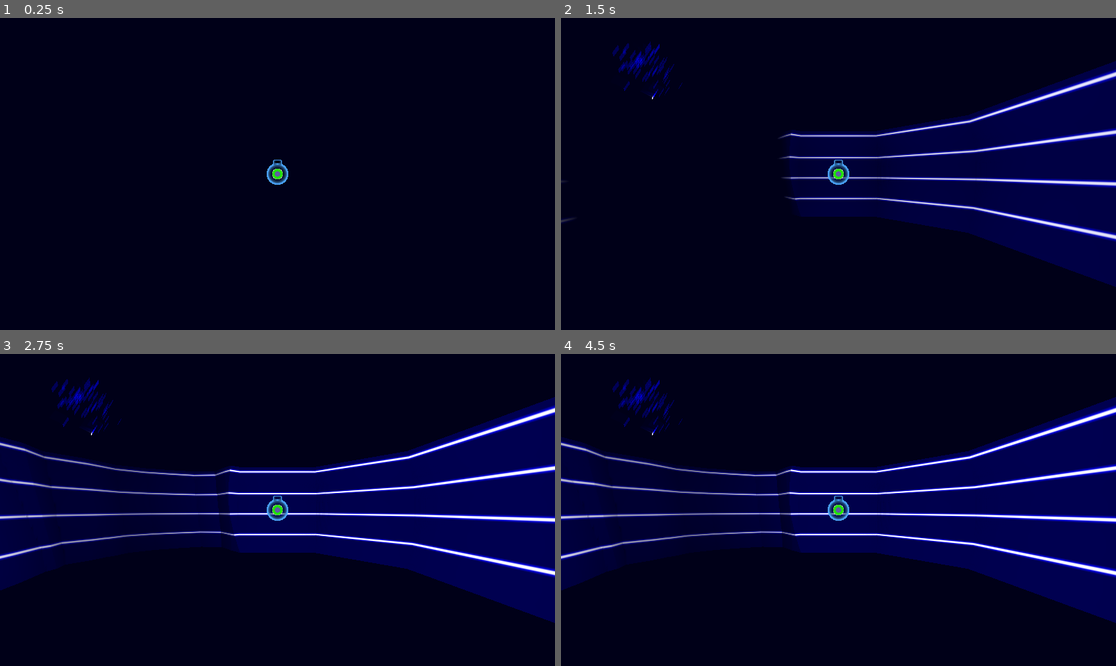
Above: before the commit, frames 1-4 (two rows, left to right).
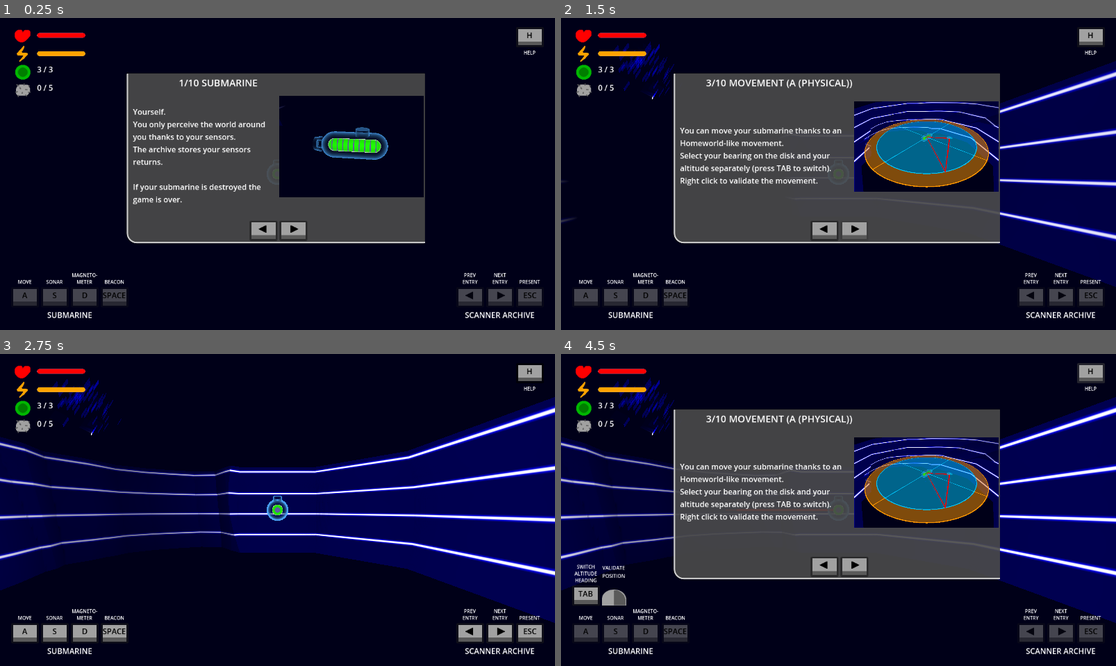
Above: after the commit, the same moments.

Repository: squirrelsoftcompany/LD57
Game: Godot game, scene res://Scenes/test_scene.tscn
Two runs of this game, one before a commit and one after it. Both use one fixed random seed, a clock stepped at 60 frames per second and the inputs below.
Inputs (mouse positions are in pixels of both pictures, inside the frame that each line leads up to):
- Up to frame 1 (0.25 s): no input
- Up to frame 2 (1.5 s): click (855, 230) at 0.52 s; click (855, 230) at 1.27 s
- Up to frame 3 (2.75 s): click (527, 372) at 2 s, where only the run after the commit has a clickable "H"
- Up to frame 4 (4.5 s): click (588, 634) at 2.75 s, where only the run after the commit has a clickable "A"; click (588, 597) at 3.5 s, where only the run after the commit has a clickable "Tab"; click (1088, 372) at 4.25 s, where only the run after the commit has a clickable "H"

The runs differ from the first frame. In frame 1, 25% of the frame differs, in the area x 2-98%, y 3-97%; in frame 2, 34%; in frame 3, 3.0%; in frame 4, 35%, in the area x 2-98%, y 2-97%.

Commit message:
help button

Diff:
--- a/Scenes/GUI/gui.tscn
+++ b/Scenes/GUI/gui.tscn
@@ -17,6 +17,13 @@
 [ext_resource type="PackedScene" uid="uid://yfr6gqs64gb0" path="res://Scenes/GUI/help_menu.tscn" id="14_jnahm"]
 [ext_resource type="Script" uid="uid://dqjo4f37fcwjc" path="res://Scenes/GUI/help_control.gd" id="15_uyj30"]
 
+[sub_resource type="InputEventAction" id="InputEventAction_uyj30"]
+action = &"show_help"
+pressed = true
+
+[sub_resource type="Shortcut" id="Shortcut_k1y4c"]
+events = [SubResource("InputEventAction_uyj30")]
+
 [sub_resource type="InputEventAction" id="InputEventAction_gm40n"]
 action = &"mi_switch"
 pressed = true
--- a/project.godot
+++ b/project.godot
@@ -88,6 +88,11 @@
 "events": [Object(InputEventKey,"resource_local_to_scene":false,"resource_name":"","device":0,"window_id":0,"alt_presse …(189 unchanged characters)…
 ]
 }
+show_help={
+"deadzone": 0.2,
+"events": [Object(InputEventKey,"resource_local_to_scene":false,"resource_name":"","device":-1,"window_id":0,"alt_pressed":false,"shift_pressed":false,"ctrl_pressed":false,"meta_pressed":false,"pressed":false,"keycode":72,"physical_keycode":0,"key_label":0,"unicode":104,"location":0,"echo":false,"script":null)
+]
+}
 
 [layer_names]
 
Not shown: 1 places in Scenes/GUI/gui.tscn that only renumber resources
